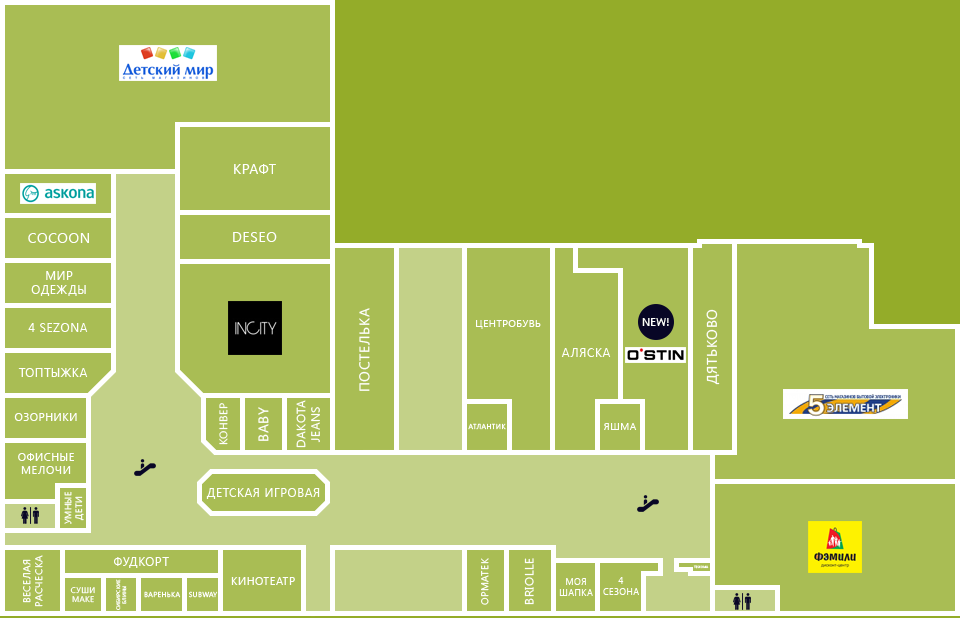
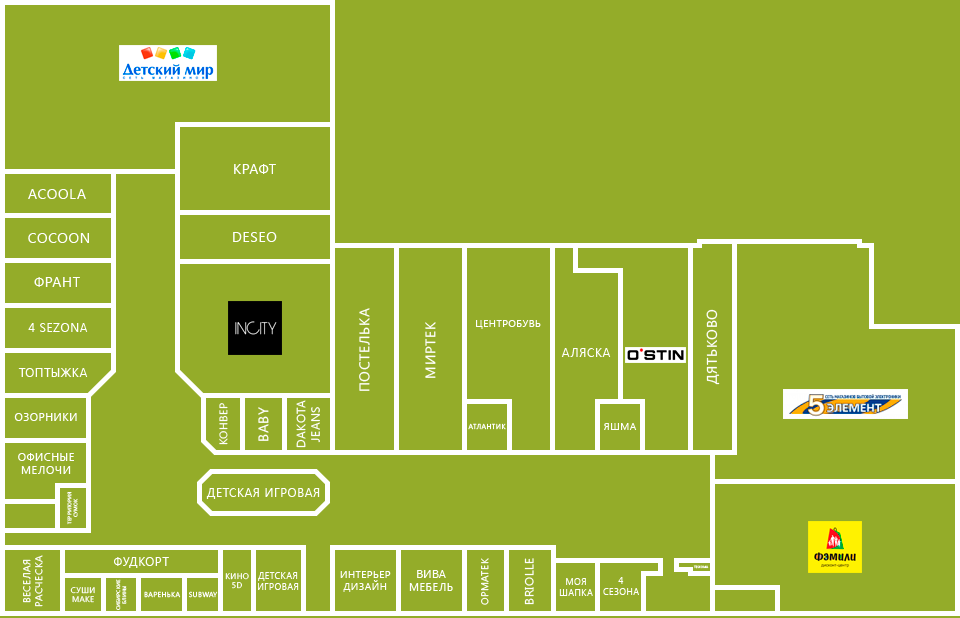
Two versions of the same layered image (960px x 618px). Layer-by-layer changes:
hid group "новые отделы" (1st of 2, in "karta2_радуга кемерово 2 этаж") (2 layers) over box(638, 304, 674, 340)
hid group "иконки" (4 layers) over box(21, 459, 751, 610)
added layer "Слой 6" in group "названия отделов" over box(14, 45, 908, 610)
hid "Слой 1" over box(14, 45, 908, 610)
added layer "Слой 5" in group "контуры" over box(5, 5, 955, 611)
hid "Слой 2" over box(5, 5, 955, 611)
hid group "фон" (3 layers) over box(5, 5, 955, 617)
